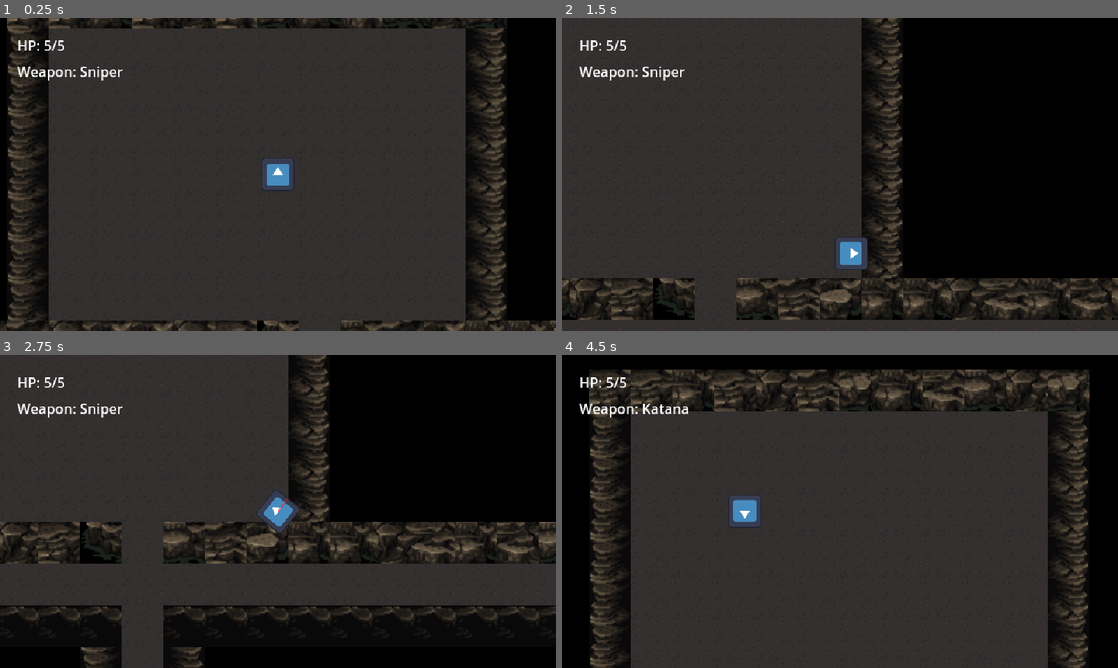
Above: before the commit, frames 1-4 (two rows, left to right).
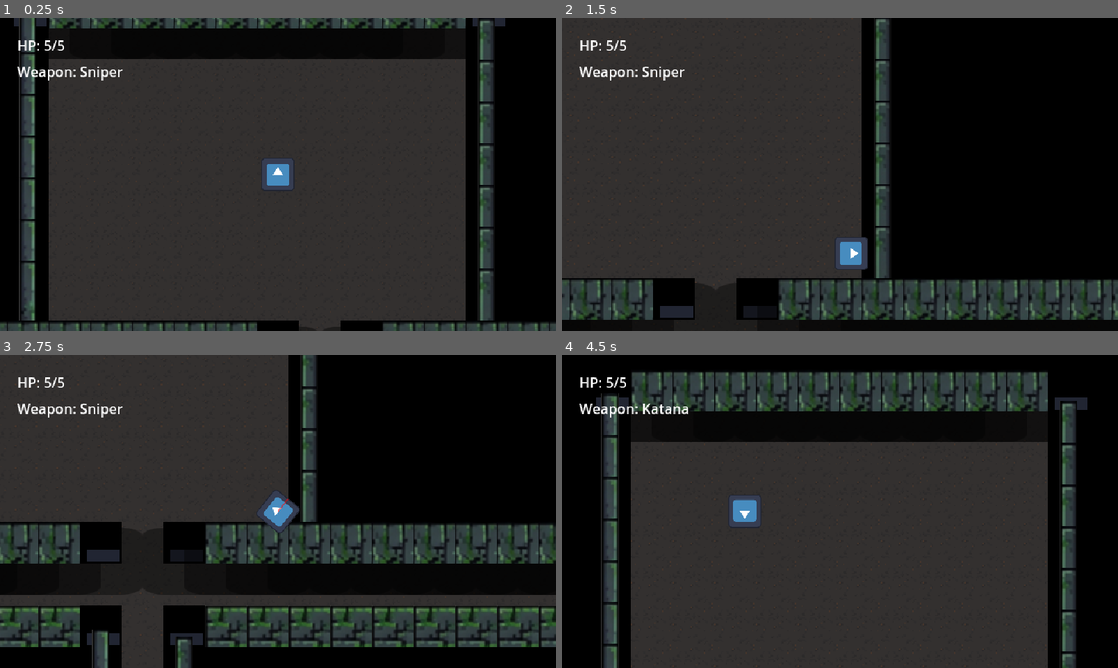
Above: after the commit, the same moments.

Repository: ast4rt3/toge
Game: Godot game, scene res://scenes/Level.tscn
The game is run twice, just before and just after one commit, with the same random seed, the same clock (stepped at 60 frames per second) and the same inputs. The engine's default icon, where the game draws it, is replaced by a stand-in: a white triangle on a blue panel in a dark square.
Inputs (mouse positions are in pixels of both pictures, inside the frame that each line leads up to):
- Up to frame 1 (0.25 s): no input
- Up to frame 2 (1.5 s): tap Enter at 0.5 s; move the mouse to (962, 158) at 0.52 s; press the mouse at (962, 158) at 0.53 s; hold D (move_right) 0.53-1.28 s; move the mouse to (728, 190) at 1.27 s; release the mouse at (728, 190) at 1.28 s; hold S (move_down) from 1.28 s (still down); tap Space (dash) at 1.35 s
- Up to frame 3 (2.75 s): move the mouse to (333, 442) at 2.02 s; release S (move_down) at 2.03 s; hold D (move_right) from 2.03 s (still down); hold Right mouse button (secondary_attack) from 2.03 s (still down)
- Up to frame 4 (4.5 s): move the mouse to (812, 574) at 2.77 s; release D (move_right) at 2.78 s; release Right mouse button (secondary_attack) at 2.78 s; hold W (move_up) 2.78-3.53 s; tap Q (switch_weapon) at 2.85 s; move the mouse to (1006, 558) at 3.52 s; press the mouse at (1006, 558) at 3.53 s; hold A (move_left) from 3.53 s (still down); move the mouse to (673, 464) at 4.27 s; release the mouse at (673, 464) at 4.28 s; tap Space (dash) at 4.35 s

The runs differ from the first frame. In frame 1, 19% of the frame differs, in the area x 0-100%, y 0-100%; in frame 2, 16%; in frame 3, 30%; in frame 4, 23%.

Commit message:
Work for tonyt

Diff:
--- /dev/null
+++ b/scenes/Column.tscn
@@ -0,0 +1,40 @@
+[gd_scene load_steps=5 format=3 uid="uid://column_scene_uid"]
+
+[ext_resource type="Script" path="res://scenes/env_object.gd" id="1_script"]
+[ext_resource type="Texture2D" path="res://icon.svg" id="2_icon"]
+[ext_resource type="Texture2D" path="res://Asset_cave/MainLev2.0.png" id="3_asset"]
+
+[sub_resource type="RectangleShape2D" id="RectangleShape2D_1"]
+size = Vector2(32, 32)
+
+[node name="Column" type="StaticBody2D" groups=["wall"]]
+collision_layer = 3
+collision_mask = 3
+script = ExtResource("1_script")
+
+[node name="Sprite2D" type="Sprite2D" parent="."]
+texture = ExtResource("3_asset")
+region_enabled = true
+region_rect = Rect2(32, 224, 32, 64)
+# Defaulting to a likely pillar-ish spot (32x64) or just 32x32. User can adjust.
+# Actually let's start with 32x32 to be safe.
+# box at 32, 224 looks like a column in typical tilesets? Random guess.
+# I'll use 0,0 and let user fix it.
+# Actually, the user's WallFront is at 72, 624.
+# I'll treat it as a generic block first.
+
+[node name="Shadow" type="Sprite2D" parent="."]
+modulate = Color(0, 0, 0, 0.4)
+position = Vector2(2, 10)
+scale = Vector2(0.8, 0.3)
+texture = ExtResource("2_icon")
+z_index = -1
+
+[node name="DebugSprite" type="Sprite2D" parent="."]
+visible = false
+modulate = Color(0.5, 0.5, 0.2, 1) # Yellow-ish for Column
+scale = Vector2(0.25, 0.25)
+texture = ExtResource("2_icon")
+
+[node name="CollisionShape2D" type="CollisionShape2D" parent="."]
+shape = SubResource("RectangleShape2D_1")
--- a/scenes/WallFront.tscn
+++ b/scenes/WallFront.tscn
@@ -1,8 +1,8 @@
 [gd_scene load_steps=5 format=3 uid="uid://c8nm00mxsudeb"]
 
 [ext_resource type="Script" uid="uid://bn5sbo47axgh0" path="res://scenes/env_object.gd" id="1_script"]
+[ext_resource type="Texture2D" uid="uid://blqwl8jghurnt" path="res://walls/wall.png" id="2_aot2e"]
 [ext_resource type="Texture2D" uid="uid://vly26rydd8lo" path="res://icon.svg" id="2_icon"]
-[ext_resource type="Texture2D" uid="uid://modc3j4iosh8" path="res://Asset_cave/MainLev2.0.png" id="3_asset"]
 
 [sub_resource type="RectangleShape2D" id="RectangleShape2D_1"]
 size = Vector2(32, 32)
@@ -13,9 +13,16 @@
 script = ExtResource("1_script")
 
 [node name="Sprite2D" type="Sprite2D" parent="."]
-texture = ExtResource("3_asset")
+texture = ExtResource("2_aot2e")
 region_enabled = true
-region_rect = Rect2(72, 624, 176, 64)
+region_rect = Rect2(465.3407, 541.2766, 37.36685, 39.684143)
+
+[node name="Shadow" type="Sprite2D" parent="."]
+modulate = Color(0, 0, 0, 0.4)
+z_index = -1
+position = Vector2(0, 14)
+scale = Vector2(1, 0.4)
+texture = ExtResource("2_icon")
 
 [node name="DebugSprite" type="Sprite2D" parent="."]
 visible = false
--- a/scenes/WallLeft.tscn
+++ b/scenes/WallLeft.tscn
@@ -2,7 +2,7 @@
 
 [ext_resource type="Script" uid="uid://bn5sbo47axgh0" path="res://scenes/env_object.gd" id="1_script"]
 [ext_resource type="Texture2D" uid="uid://vly26rydd8lo" path="res://icon.svg" id="2_icon"]
-[ext_resource type="Texture2D" uid="uid://modc3j4iosh8" path="res://Asset_cave/MainLev2.0.png" id="3_asset"]
+[ext_resource type="Texture2D" uid="uid://blqwl8jghurnt" path="res://walls/wall.png" id="2_juuwk"]
 
 [sub_resource type="RectangleShape2D" id="RectangleShape2D_1"]
 size = Vector2(32, 32)
@@ -13,9 +13,9 @@
 script = ExtResource("1_script")
 
 [node name="Sprite2D" type="Sprite2D" parent="."]
-texture = ExtResource("3_asset")
+texture = ExtResource("2_juuwk")
 region_enabled = true
-region_rect = Rect2(544, 584, 32, 32)
+region_rect = Rect2(334.3543, 556.1056, 13.701782, 59.54297)
 
 [node name="DebugSprite" type="Sprite2D" parent="."]
 visible = false
--- a/scenes/WallRight.tscn
+++ b/scenes/WallRight.tscn
@@ -2,7 +2,7 @@
 
 [ext_resource type="Script" uid="uid://bn5sbo47axgh0" path="res://scenes/env_object.gd" id="1_script"]
 [ext_resource type="Texture2D" uid="uid://vly26rydd8lo" path="res://icon.svg" id="2_icon"]
-[ext_resource type="Texture2D" uid="uid://modc3j4iosh8" path="res://Asset_cave/MainLev2.0.png" id="3_asset"]
+[ext_resource type="Texture2D" uid="uid://blqwl8jghurnt" path="res://walls/wall.png" id="2_u6rtq"]
 
 [sub_resource type="RectangleShape2D" id="RectangleShape2D_1"]
 size = Vector2(32, 32)
@@ -13,9 +13,9 @@
 script = ExtResource("1_script")
 
 [node name="Sprite2D" type="Sprite2D" parent="."]
-texture = ExtResource("3_asset")
+texture = ExtResource("2_u6rtq")
 region_enabled = true
-region_rect = Rect2(704, 592, 32, 32)
+region_rect = Rect2(270.74774, 556.1274, 13.3949585, 47.898254)
 
 [node name="DebugSprite" type="Sprite2D" parent="."]
 visible = false
--- a/scenes/WallTop.tscn
+++ b/scenes/WallTop.tscn
@@ -1,8 +1,8 @@
 [gd_scene load_steps=5 format=3 uid="uid://bvj76fgt21l6k"]
 
 [ext_resource type="Script" uid="uid://bn5sbo47axgh0" path="res://scenes/env_object.gd" id="1_script"]
+[ext_resource type="Texture2D" uid="uid://blqwl8jghurnt" path="res://walls/wall.png" id="2_5s544"]
 [ext_resource type="Texture2D" uid="uid://vly26rydd8lo" path="res://icon.svg" id="2_icon"]
-[ext_resource type="Texture2D" uid="uid://modc3j4iosh8" path="res://Asset_cave/MainLev2.0.png" id="3_asset"]
 
 [sub_resource type="RectangleShape2D" id="RectangleShape2D_1"]
 size = Vector2(32, 32)
@@ -13,9 +13,9 @@
 script = ExtResource("1_script")
 
 [node name="Sprite2D" type="Sprite2D" parent="."]
-texture = ExtResource("3_asset")
+texture = ExtResource("2_5s544")
 region_enabled = true
-region_rect = Rect2(624, 416, 32, 32)
+region_rect = Rect2(270.8592, 270.54535, 38.302856, 38.73813)
 
 [node name="DebugSprite" type="Sprite2D" parent="."]
 visible = false
--- a/scenes/level_generator.gd
+++ b/scenes/level_generator.gd
@@ -16,6 +16,7 @@
 @onready var wall_top_scene = preload("res://scenes/WallTop.tscn")
 @onready var wall_left_scene = preload("res://scenes/WallLeft.tscn")
 @onready var wall_right_scene = preload("res://scenes/WallRight.tscn")
+@onready var column_scene = preload("res://scenes/Column.tscn")
 
 var player_scene = preload("res://scenes/Player.tscn")
 var enemy_scene = preload("res://scenes/Enemy.tscn")
@@ -121,19 +122,38 @@
 		for dir in directions:
 			var neighbor = pos + dir
 
-			# If this neighbor is NOT a floor and hasn't been processed
 			if not floor_tiles.has(neighbor) and not wall_positions.has(neighbor):
-
-				# Determine which wall scene to use based on adjacency to floors
 				var w = null
 
-				# Check neighbors of this wall spot to see where the floor is
 				var floor_down  = floor_tiles.has(neighbor + Vector2i.DOWN)
 				var floor_up    = floor_tiles.has(neighbor + Vector2i.UP)
 				var floor_right = floor_tiles.has(neighbor + Vector2i.RIGHT)
 				var floor_left  = floor_tiles.has(neighbor + Vector2i.LEFT)
 
-				if floor_down:
+				# Count adjacent floors to detect corners
+				var adjacent_floors = 0
+				if floor_down: adjacent_floors += 1
+				if floor_up: adjacent_floors += 1
+				if floor_right: adjacent_floors += 1
+				if floor_left: adjacent_floors += 1
+
+				# Logic:
+				# 1. If it's a corner (e.g. Down AND Right), use Column.
+				# 2. If it's a straight edge (Only Down), use WallFront.
+
+				var is_corner = (floor_down and floor_right) or \
+								(floor_down and floor_left) or \
+								(floor_up and floor_right) or \
+								(floor_up and floor_left)
+
+				# Actually, the "Column" idea is usually for OUTSIDE corners too.
+				# But for simplicity, let's use Columns for any spot that isn't a simple straight wall.
+
+				if is_corner or adjacent_floors == 0:
+					# Adjacent==0 means it's surrounded by walls (internal corner) OR diagonals only.
+					# Let's use Column for interest.
+					w = column_scene.instantiate()
+				elif floor_down:
 					w = wall_front_scene.instantiate()
 				elif floor_up:
 					w = wall_top_scene.instantiate()
@@ -142,8 +162,7 @@
 				elif floor_left:
 					w = wall_right_scene.instantiate()
 				else:
-					# Default / Corner case
-					w = wall_front_scene.instantiate()
+					w = column_scene.instantiate()
 
 				w.position = Vector2(neighbor) * tile_size
 				add_child(w)
Binary file added: walls/gemini_wall.png
Not shown, added: walls/gemini_wall.png.import
Binary file added: walls/wall.png
Not shown, added: walls/wall.png.import
Not shown, changed: INSTRUCTIONS.md
